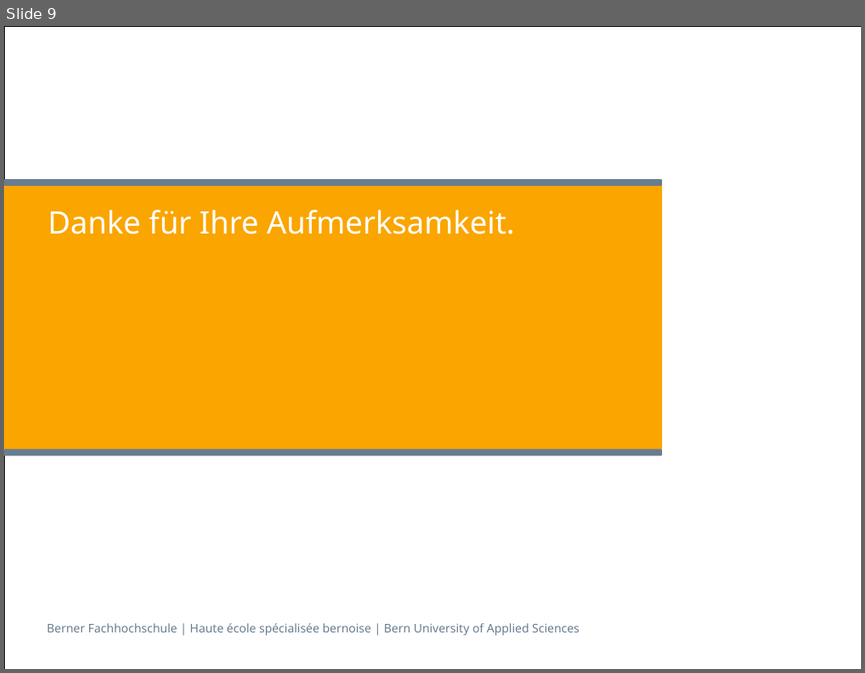
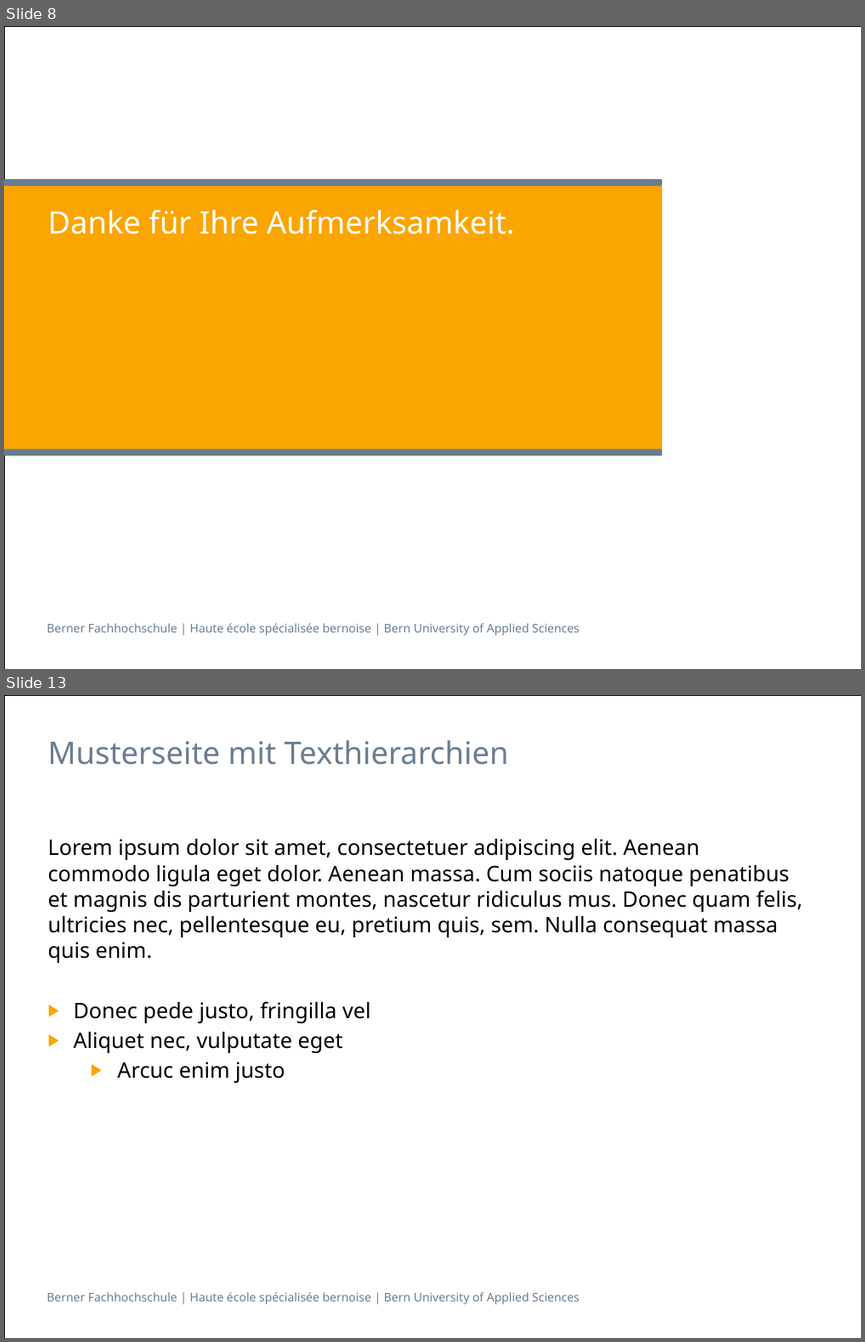
Before and after one commit to sevib1/ch.bfh.btx8081.w2016.blue, a slide deck: doc/CS1/Präsentation_CS1_Task_3_Blau.pptx. Shown one above the other, each under a label of ours: slide 9 before the commit, slides 8 and 13 after it; the slides between them are not shown. The pictures are 865x673 and 865x1342 pixels, drawn with LibreOffice and Linux fonts; fonts in the diff are those of the drawing. Boxes give left, top, right and bottom in pixels: in the first picture for what was removed or moved away, otherwise in the second. Text is boxed around its words. In the diff, an @@ line names an element or a change of style, - is before the commit and + after.

```diff
--- a/doc/CS1/Präsentation_CS1_Task_3_Blau.pptx
+++ b/doc/CS1/Präsentation_CS1_Task_3_Blau.pptx
@@ slide 13 added at (4,695,861,1338), background #FFFFFF; not listed: 2 template elements that a slide beside it also shows @@
@@ title added at (48,740,509,765), 26 pt, text #697D91 @@
+Musterseite mit Texthierarchien
@@ text added at (48,839,803,1083), 18 pt, text #000000 @@
+Lorem ipsum dolor sit amet, consectetuer adipiscing elit. Aenean commodo ligula eget dolor. Aenean massa. Cum sociis natoque penatibus et magnis dis parturient montes, nascetur ridiculus mus. Donec quam felis, ultricies nec, pellentesque eu, pretium quis, sem. Nulla consequat massa quis enim.
+▶ Donec pede justo, fringilla vel
+▶ Aliquet nec, vulputate eget
+  ▶ Arcuc enim justo
@@ what was slide 9 is now slide 8 @@
```
Also in this commit, not shown: 1 slide changed, 26 other slides added, 7 slides removed.
